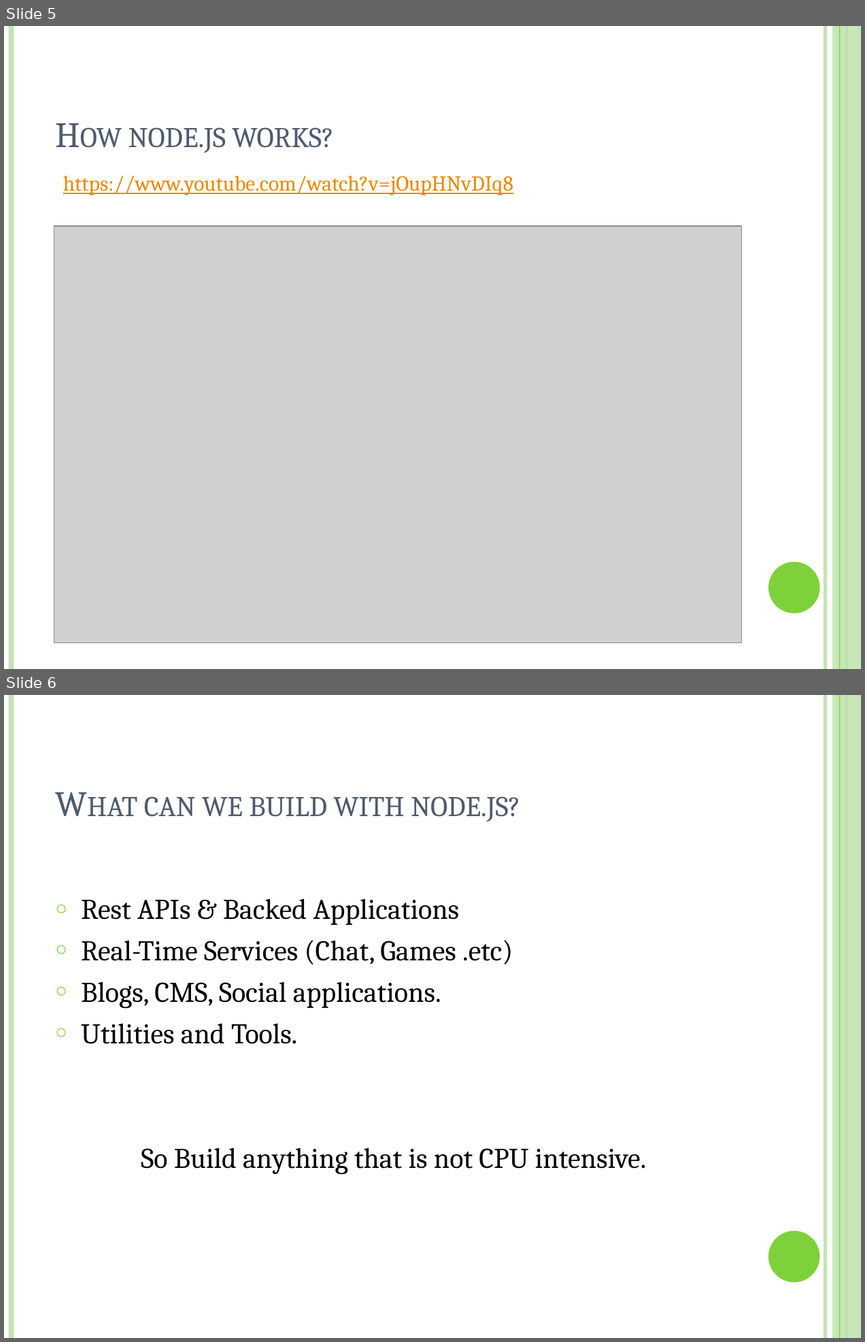
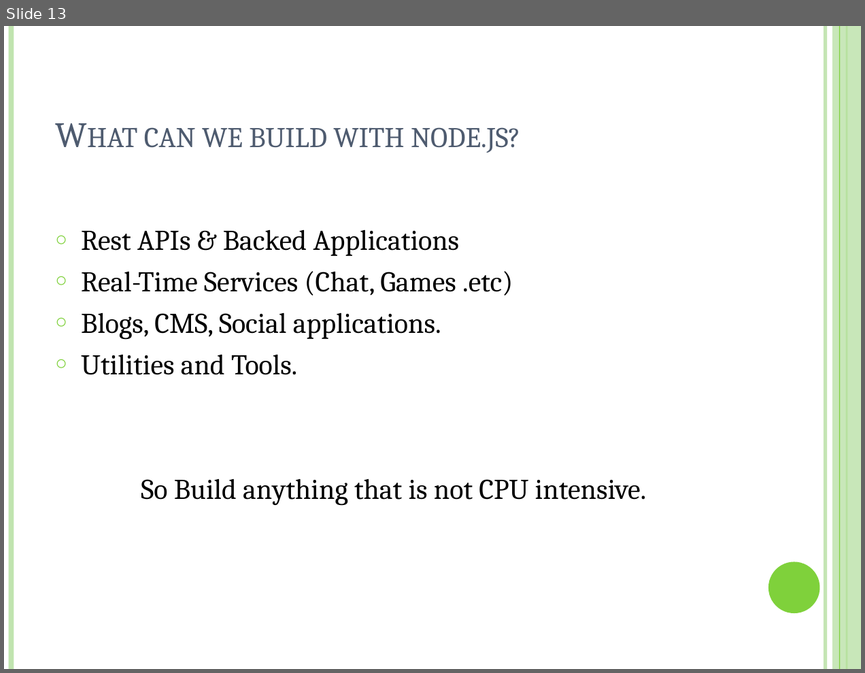
Before and after one commit to lakshmikanthadn/FresherTraining2018-NodeJS, a slide deck: Node js.pptx. Shown one above the other, each under a label of ours: slides 5 and 6 before the commit, slide 13 after it. The pictures are 865x1342 and 865x673 pixels, drawn with LibreOffice and Linux fonts; fonts in the diff are those of the drawing; grey boxes stand for pictures. Boxes give left, top, right and bottom in pixels: in the first picture for what was removed or moved away, otherwise in the second. Text is boxed around its words. In the diff, an @@ line names an element or a change of style, - is before the commit and + after.

```diff
--- a/Node js.pptx
+++ b/Node js.pptx
@@ slide 5 removed at box(4, 26, 861, 669), background #FFFFFF; not listed: 6 template elements that a slide beside it also shows @@
@@ title removed at box(128, 127, 334, 152) @@
-How node.js works?
@@ text removed at box(63, 176, 513, 195) @@
-https://www.youtube.com/watch?v=jOupHNvDIq8
@@ picture removed at box(54, 226, 741, 642) @@
@@ what was slide 6 is now slide 13 @@
```
Also in this commit, not shown: 4 slides changed, 8 slides added, 4 other slides removed, 3 other files.
